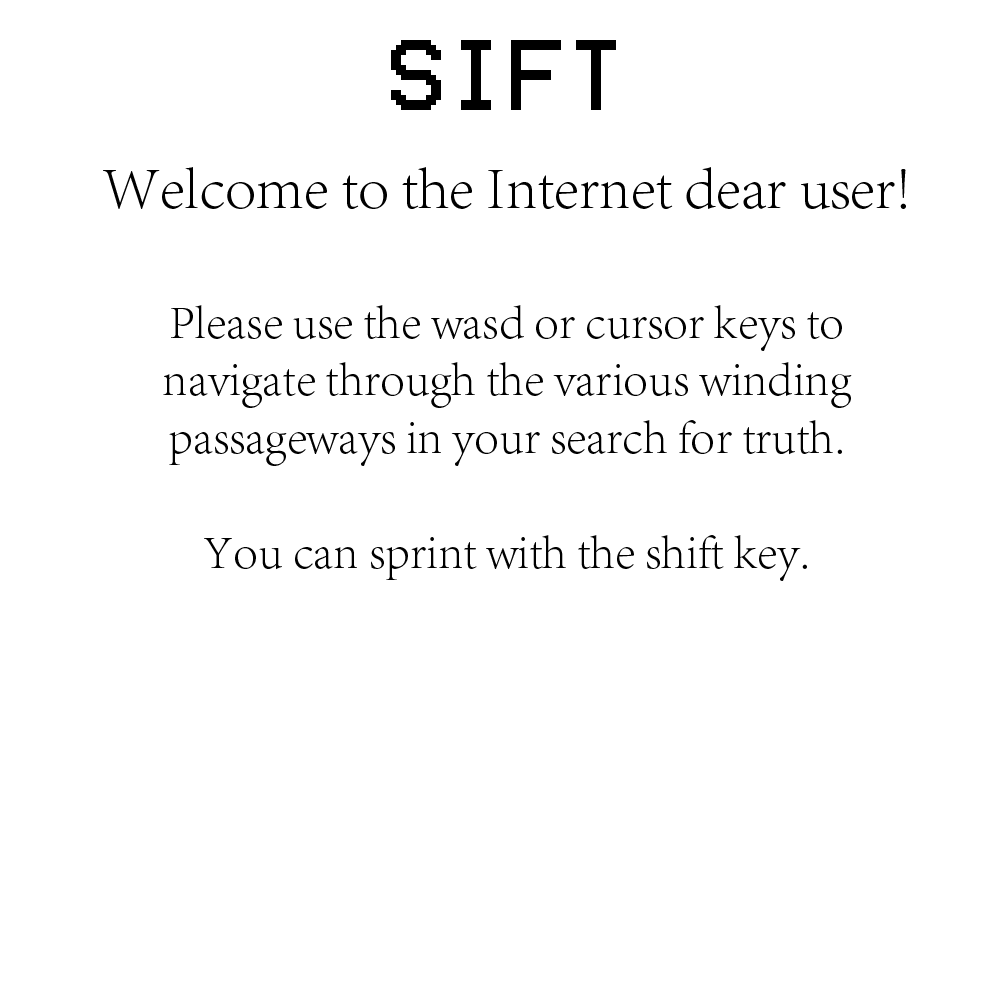
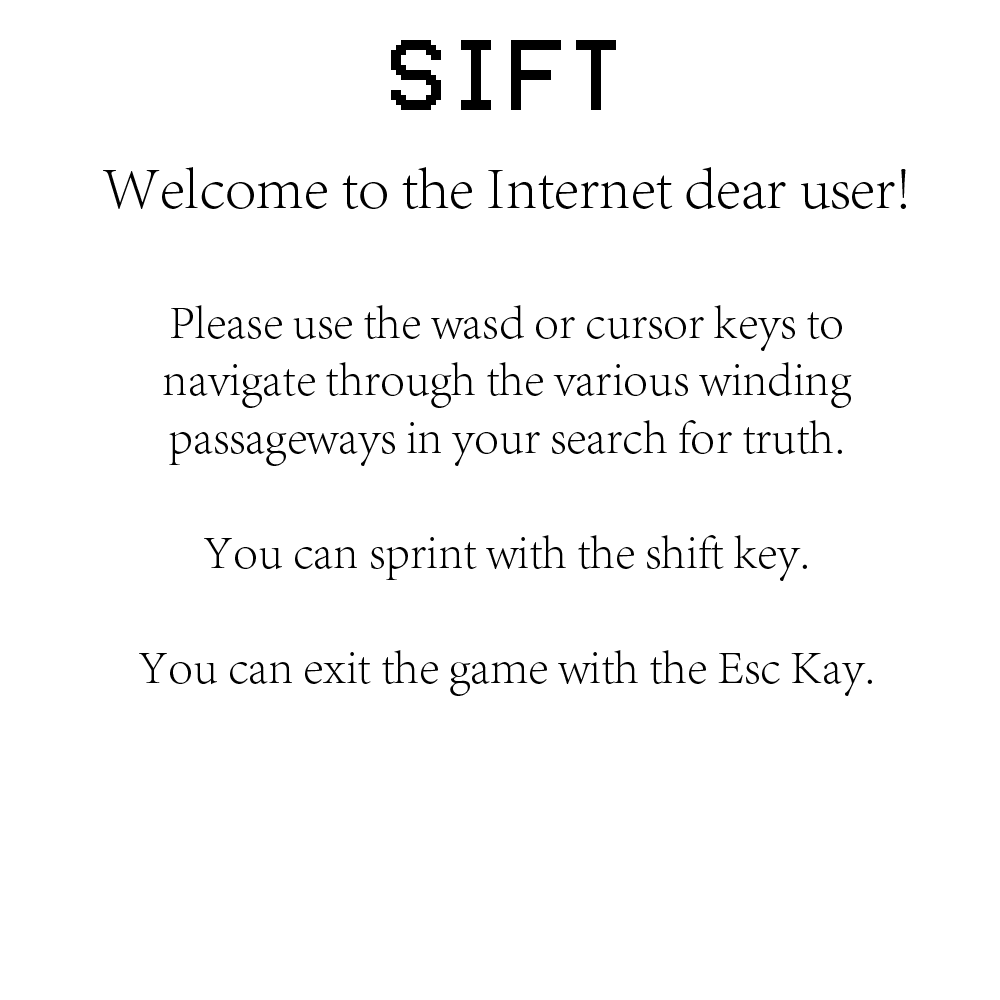
Comparing the layer stacks of the two 1000px x 1000px images. Changes:
painted on "Welcome to the Internet dear user! Please use the wasd or c" over [139, 650, 872, 696]
